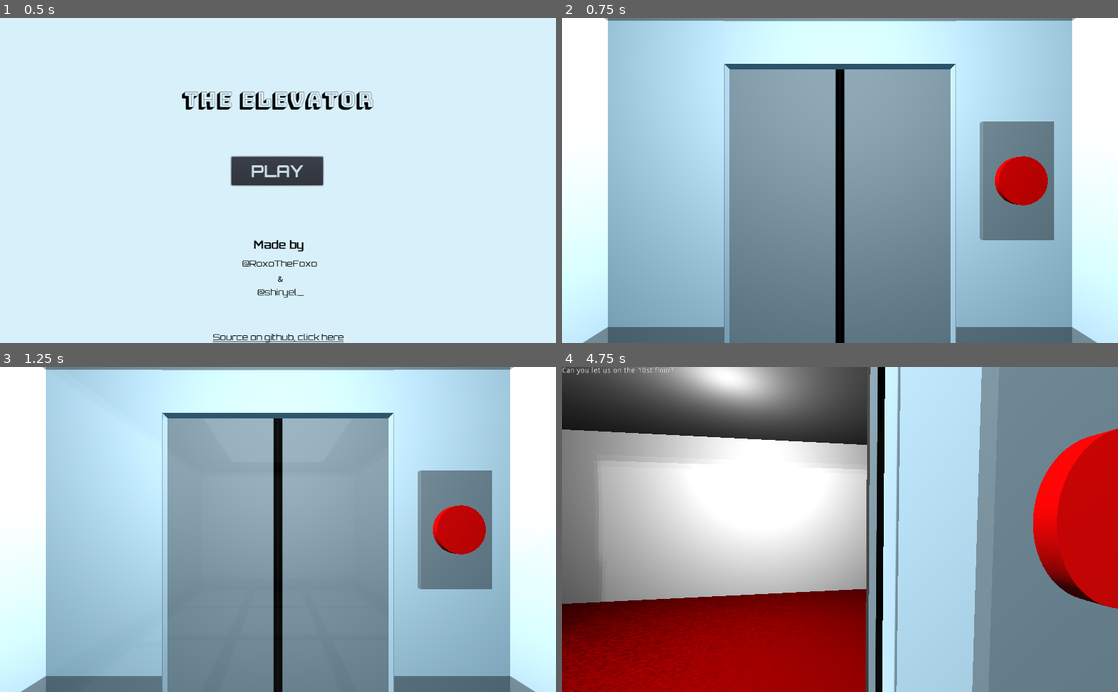
Above: before the commit, frames 1-4 (two rows, left to right).
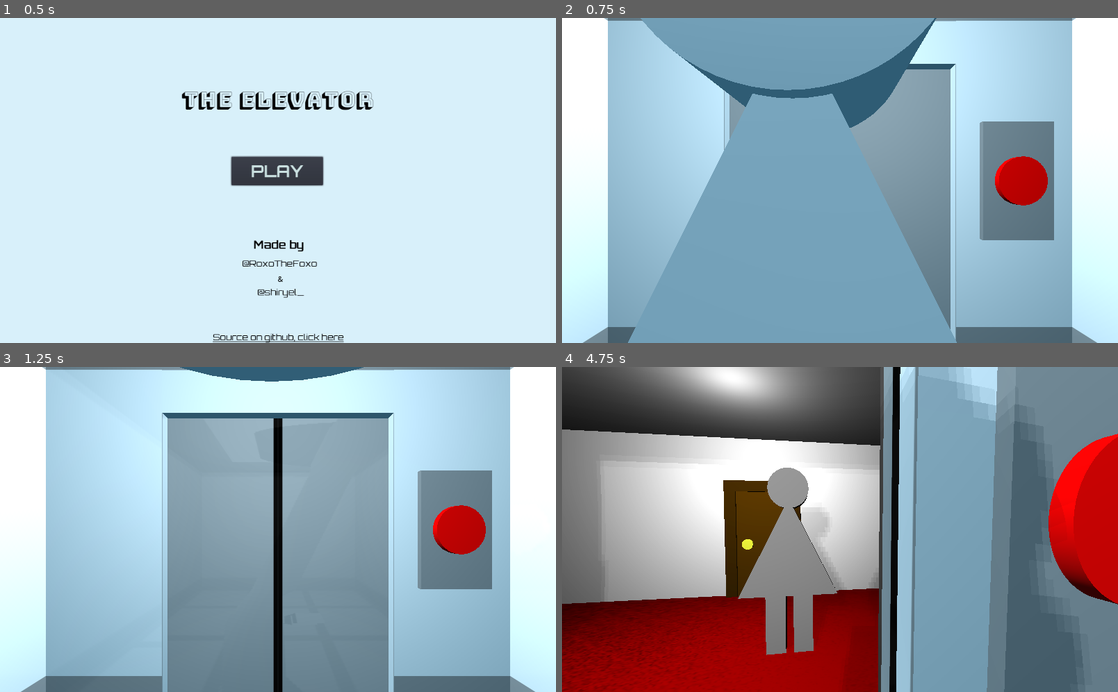
Above: after the commit, the same moments.

Repository: RoxoFoxo/the-elevator
Game: Godot game, scene res://scenes/MainMenu.tscn
The game is run twice, just before and just after one commit, with the same random seed, the same clock (stepped at 60 frames per second) and the same inputs.
Inputs (mouse positions are in pixels of both pictures, inside the frame that each line leads up to):
- Up to frame 1 (0.5 s): no input
- Up to frame 2 (0.75 s): click "PLAY" at 0.5 s
- Up to frame 3 (1.25 s): no input
- Up to frame 4 (4.75 s): tap Enter at 1.25 s; move the mouse to (867, 529) at 1.27 s; hold W (move_forward) from 1.28 s (still down); tap E (use) every 0.75 s from 1.35 to 4.35 s; move the mouse to (812, 529) at 2.02 s; move the mouse to (851, 523) at 2.77 s; move the mouse to (834, 536) at 3.52 s; move the mouse to (878, 532) at 4.27 s

Frame 1 is identical in both runs. In frame 2, 30% of the frame differs, in the area x 11-71%, y 0-100%; in frame 3, 1.0%; in frame 4, 36%, in the area x 0-100%, y 0-100%.
Error after the commit: Invalid call. Nonexistent function 'move_inside' in base 'KinematicBody (Character.gd)'. (res://scenes/Act1.gd:61)

Commit message:
Feat: Character models

Diff:
--- a/scenes/Act1.gd
+++ b/scenes/Act1.gd
@@ -58,6 +58,7 @@
 	yield(get_tree().create_timer(1), "timeout")
 	_toggle_door()
 	# TODO: add trigger to person enter the elevator
+	$"../LadyA".move_inside()
 	yield(get_tree().create_timer(1), "timeout")
 	_say("Can you let us on the 10st floor?", 0.05)
 	yield($"../Dialog", "done")
--- /dev/null
+++ b/scenes/Character.gd
@@ -0,0 +1,17 @@
+extends KinematicBody
+
+var speed = 10
+var point = Vector3(0, 0.5, 0)
+
+func _process(delta):
+
+	var direction
+
+	if point.distance_to(transform.origin) > 0.05:
+		direction = point - transform.origin
+		direction = direction.normalized() * speed
+
+	else:
+		direction = point - transform.origin
+
+	move_and_slide(direction)
--- a/scenes/Character.tscn
+++ b/scenes/Character.tscn
@@ -1,33 +1,28 @@
 [gd_scene load_steps=6 format=2]
 
-[sub_resource type="CapsuleShape" id=1]
-radius = 0.25
-height = 0.5
+[sub_resource type="BoxShape" id=7]
+extents = Vector3( 0.222712, 0.0640725, 0.5 )
 
 [sub_resource type="CylinderMesh" id=2]
 top_radius = 0.1
 bottom_radius = 0.1
-height = 0.1
+height = 0.125
 
-[sub_resource type="CubeMesh" id=3]
-size = Vector3( 0.25, 0.4, 0.125 )
+[sub_resource type="PrismMesh" id=6]
+size = Vector3( 0.5, 0.5, 0.1 )
 
-[sub_resource type="SpatialMaterial" id=5]
+[sub_resource type="SpatialMaterial" id=4]
 
-[sub_resource type="CubeMesh" id=4]
-size = Vector3( 0.1, 0.4, 0.1 )
+[sub_resource type="CubeMesh" id=5]
+size = Vector3( 0.1, 0.3, 0.1 )
 
 [node name="KinematicBody" type="KinematicBody"]
+collision_layer = 16
+collision_mask = 16
 
 [node name="CollisionShape" type="CollisionShape" parent="."]
 transform = Transform( 1, 0, 0, 0, -4.37114e-08, 1, 0, -1, -4.37114e-08, 0, 0, 0 )
-shape = SubResource( 1 )
-
-[node name="OmniLight" type="OmniLight" parent="."]
-transform = Transform( 1, 0, 0, 0, 1, 0, 0, 0, 1, 0, 0.5, 1.5 )
-
-[node name="OmniLight2" type="OmniLight" parent="."]
-transform = Transform( 1, 0, 0, 0, 1, 0, 0, 0, 1, 1.8, 0.5, -0.1 )
+shape = SubResource( 7 )
 
 [node name="MeshInstance" type="MeshInstance" parent="."]
 transform = Transform( 1, 0, 0, 0, -4.37114e-08, -1, 0, 1, -4.37114e-08, 0, 0.4, 0 )
@@ -36,15 +31,15 @@
 
 [node name="MeshInstance2" type="MeshInstance" parent="."]
 transform = Transform( 1, 0, 0, 0, 1, 0, 0, 0, 1, 0, 0.1, 0 )
-mesh = SubResource( 3 )
-material/0 = SubResource( 5 )
+mesh = SubResource( 6 )
+material/0 = SubResource( 4 )
 
 [node name="MeshInstance3" type="MeshInstance" parent="."]
 transform = Transform( 1, 0, 0, 0, 1, 0, 0, 0, 1, -0.07, -0.3, 0 )
-mesh = SubResource( 4 )
+mesh = SubResource( 5 )
 material/0 = null
 
 [node name="MeshInstance4" type="MeshInstance" parent="."]
 transform = Transform( 1, 0, 0, 0, 1, 0, 0, 0, 1, 0.07, -0.3, 0 )
-mesh = SubResource( 4 )
+mesh = SubResource( 5 )
 material/0 = null
--- a/scenes/DefaultFloor.tscn
+++ b/scenes/DefaultFloor.tscn
@@ -1,4 +1,6 @@
-[gd_scene load_steps=7 format=2]
+[gd_scene load_steps=8 format=2]
+
+[ext_resource path="res://scenes/WoodenDoor.tscn" type="PackedScene" id=1]
 
 [sub_resource type="OpenSimplexNoise" id=1]
 period = 0.1
@@ -45,3 +47,12 @@
 
 [node name="OmniLight" type="OmniLight" parent="."]
 transform = Transform( 1, 0, 0, 0, 1, 0, 0, 0, 1, 0, 1.3, 0 )
+
+[node name="WoodenDoor" parent="." instance=ExtResource( 1 )]
+transform = Transform( -4.37114e-08, 0, 1, 0, 1, 0, -1, 0, -4.37114e-08, -1, 0, 0 )
+
+[node name="WoodenDoor2" parent="." instance=ExtResource( 1 )]
+transform = Transform( -4.37114e-08, 0, 1, 0, 1, 0, -1, 0, -4.37114e-08, -1, 0, 3 )
+
+[node name="WoodenDoor3" parent="." instance=ExtResource( 1 )]
+transform = Transform( -4.37114e-08, 0, 1, 0, 1, 0, -1, 0, -4.37114e-08, -1, 0, -3 )
--- a/scenes/MainScene.tscn
+++ b/scenes/MainScene.tscn
@@ -7,6 +7,8 @@
 [ext_resource path="res://scenes/MainScene.gd" type="Script" id=5]
 [ext_resource path="res://scenes/Dialog.tscn" type="PackedScene" id=6]
 [ext_resource path="res://scenes/Act1.gd" type="Script" id=7]
+[ext_resource path="res://scenes/Character.tscn" type="PackedScene" id=8]
+[ext_resource path="res://scenes/Character.gd" type="Script" id=9]
 
 [sub_resource type="PhysicsMaterial" id=1]
 bounce = 0.5
@@ -62,5 +64,12 @@
 [node name="Act1" type="Node" parent="."]
 script = ExtResource( 7 )
 
+[node name="LadyA" parent="." instance=ExtResource( 8 )]
+transform = Transform( -1, 0, -8.74228e-08, 0, 1, 0, 8.74228e-08, 0, -1, 0.3, 0.5, 2 )
+script = ExtResource( 9 )
+
+[node name="LadyB" parent="." instance=ExtResource( 8 )]
+transform = Transform( -1, 0, -8.74228e-08, 0, 1, 0, 8.74228e-08, 0, -1, -0.3, 0.5, 2 )
+
 [connection signal="pressing_big_red_button" from="Player" to="." method="_on_Player_pressing_big_red_button"]
 [connection signal="finished" from="Act1" to="." method="_on_Act1_finished"]
--- a/scenes/Player.tscn
+++ b/scenes/Player.tscn
@@ -1,10 +1,23 @@
-[gd_scene load_steps=3 format=2]
+[gd_scene load_steps=7 format=2]
 
 [ext_resource path="res://Player.gd" type="Script" id=1]
 
 [sub_resource type="CapsuleShape" id=1]
 radius = 0.25
 height = 0.5
+
+[sub_resource type="CylinderMesh" id=2]
+top_radius = 0.1
+bottom_radius = 0.1
+height = 0.1
+
+[sub_resource type="CubeMesh" id=3]
+size = Vector3( 0.25, 0.4, 0.125 )
+
+[sub_resource type="SpatialMaterial" id=4]
+
+[sub_resource type="CubeMesh" id=5]
+size = Vector3( 0.1, 0.4, 0.1 )
 
 [node name="Player" type="KinematicBody"]
 script = ExtResource( 1 )
@@ -26,3 +39,23 @@
 collision_mask = 2
 collide_with_areas = true
 collide_with_bodies = false
+
+[node name="MeshInstance" type="MeshInstance" parent="Pivot"]
+transform = Transform( 1, 0, 0, 0, -4.37114e-08, -1, 0, 1, -4.37114e-08, 0, 0.15, 0 )
+mesh = SubResource( 2 )
+material/0 = null
+
+[node name="MeshInstance2" type="MeshInstance" parent="."]
+transform = Transform( 1, 0, 0, 0, 1, 0, 0, 0, 1, 0, 0.1, 0 )
+mesh = SubResource( 3 )
+material/0 = SubResource( 4 )
+
+[node name="MeshInstance3" type="MeshInstance" parent="."]
+transform = Transform( 1, 0, 0, 0, 1, 0, 0, 0, 1, -0.07, -0.3, 0 )
+mesh = SubResource( 5 )
+material/0 = null
+
+[node name="MeshInstance4" type="MeshInstance" parent="."]
+transform = Transform( 1, 0, 0, 0, 1, 0, 0, 0, 1, 0.07, -0.3, 0 )
+mesh = SubResource( 5 )
+material/0 = null
Not shown: 1 places in scenes/MainScene.tscn that only renumber resources
